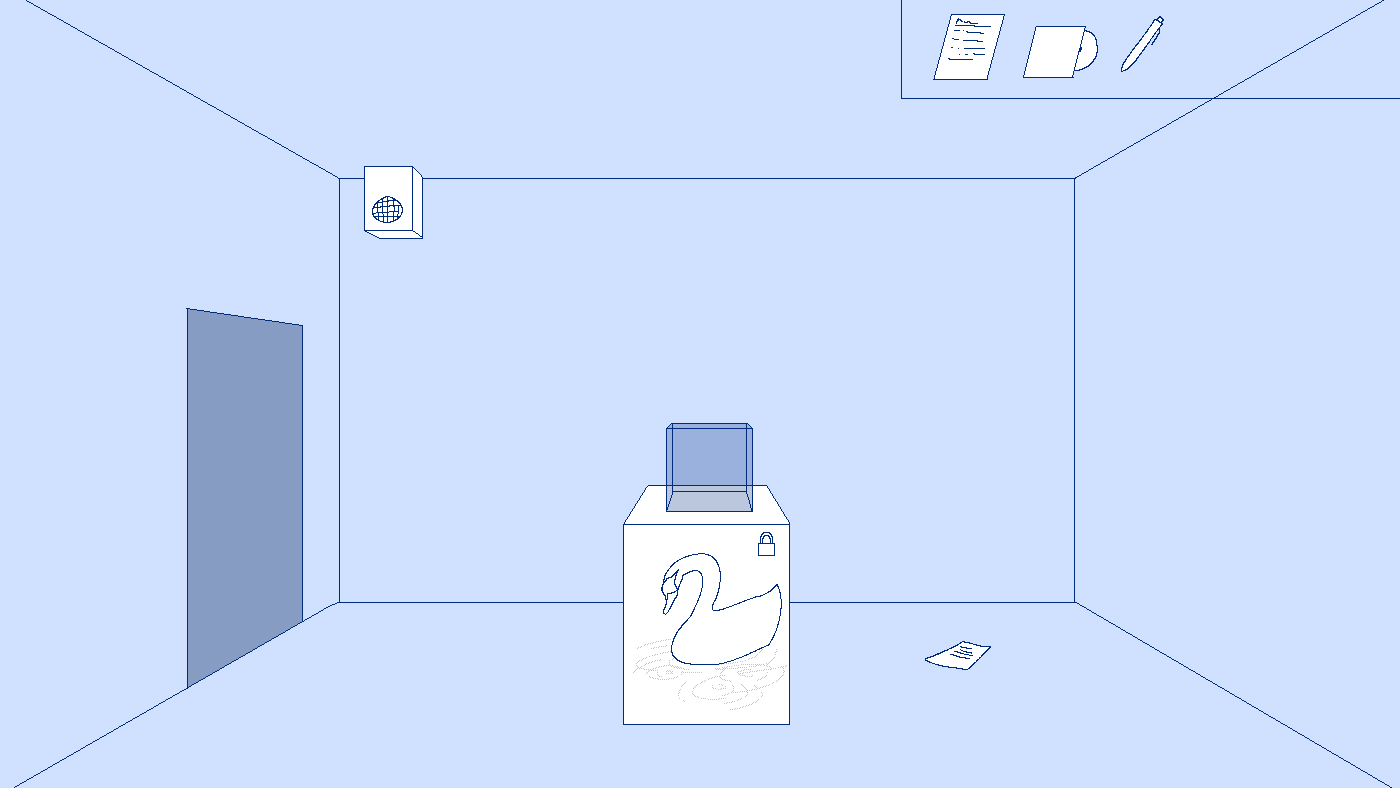
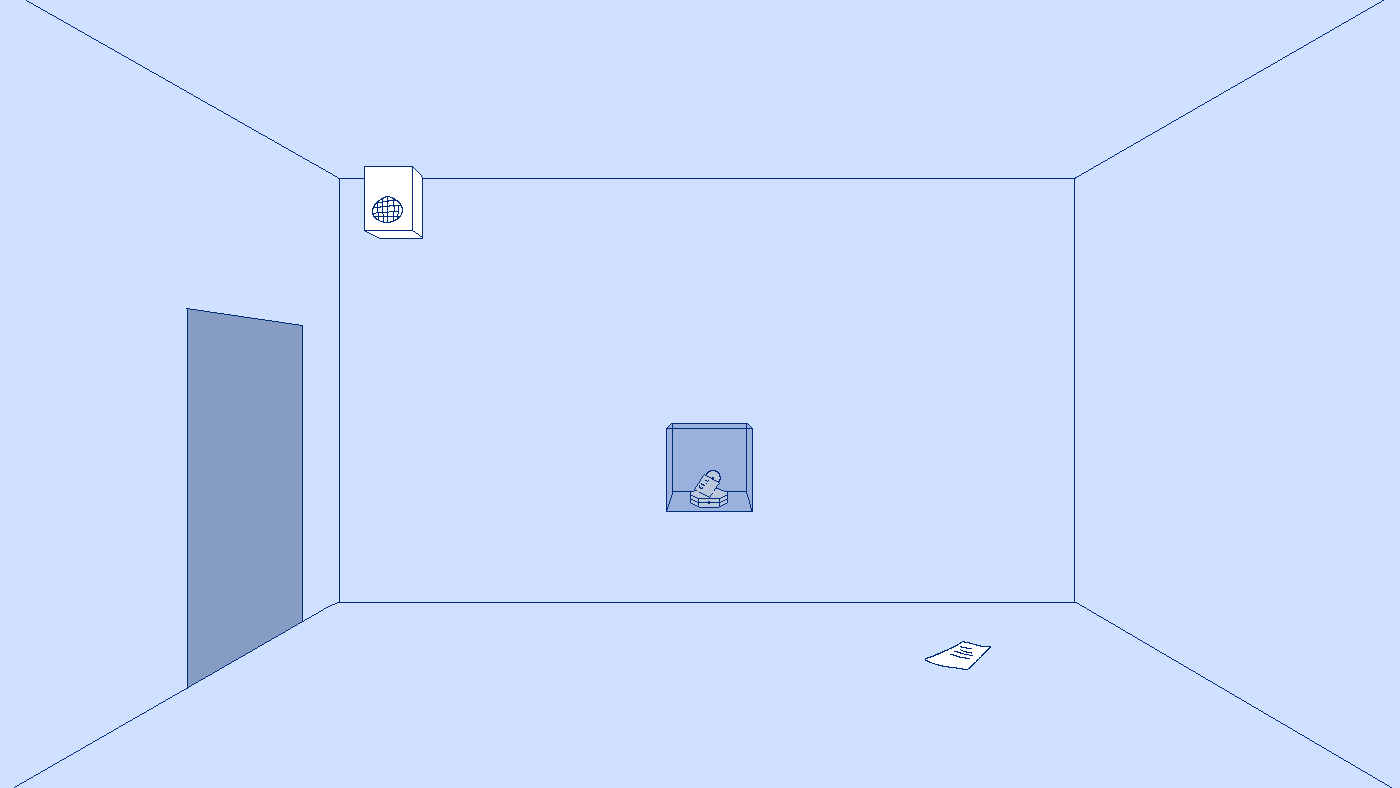
Two versions of the same layered image (1400x788). Layer-by-layer changes:
hid "penIcon" over [1088,16,1216,99]
hid "cdIcon" over [960,14,1152,99]
hid "resumeIcon" (1st of 2) over [901,0,1024,99]
hid "resumeIcon" (2nd of 2), opacity 100% → 49% over [901,0,1400,99]
renamed "Paint Layer 3" to "case", painted on it over [640,470,790,576]
removed layer "Paint Layer 2" (1st of 2) over [640,512,790,704]
added layer "cdChopin" above "boxOpened" over [640,470,783,512]
added layer "box" above "stand" over [640,470,768,512]
renamed "Paint Layer 5" to "stand", hid it, painted on it over [623,470,790,725]
removed layer "Paint Layer 2" (2nd of 2) over [623,470,790,725]